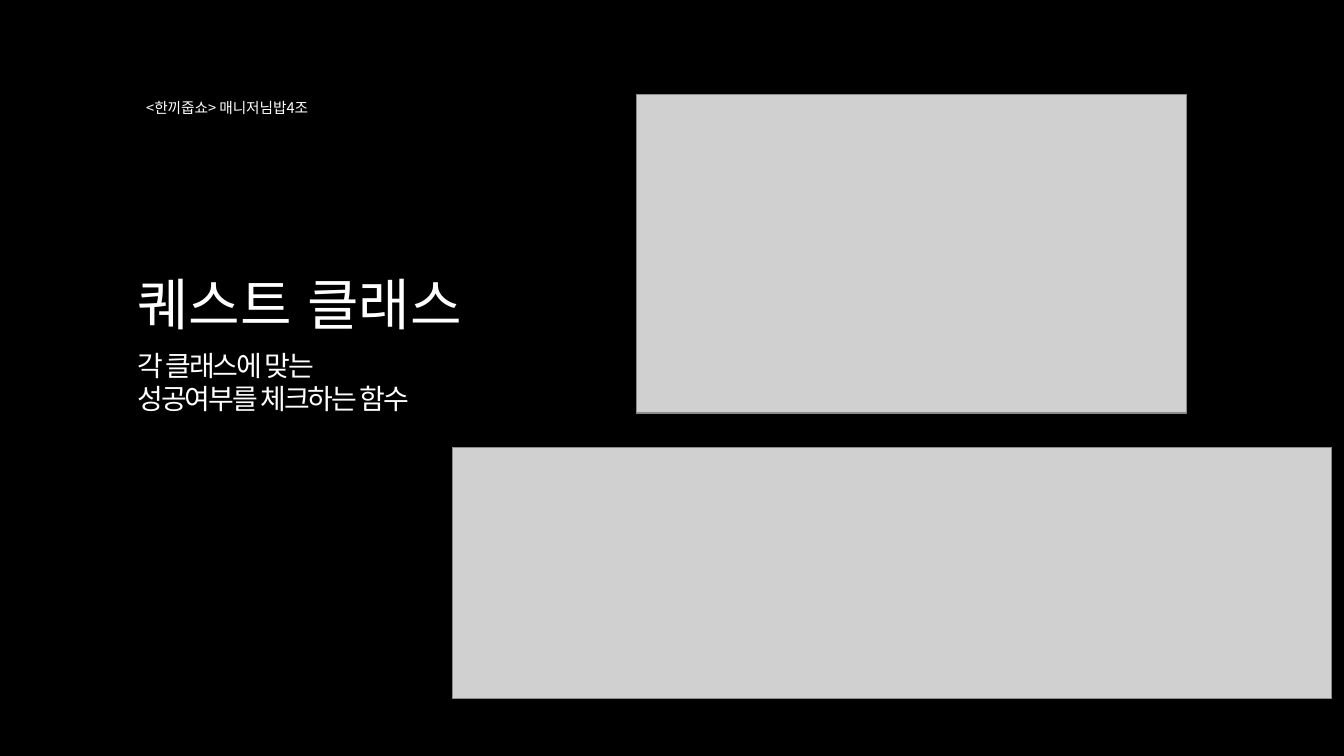
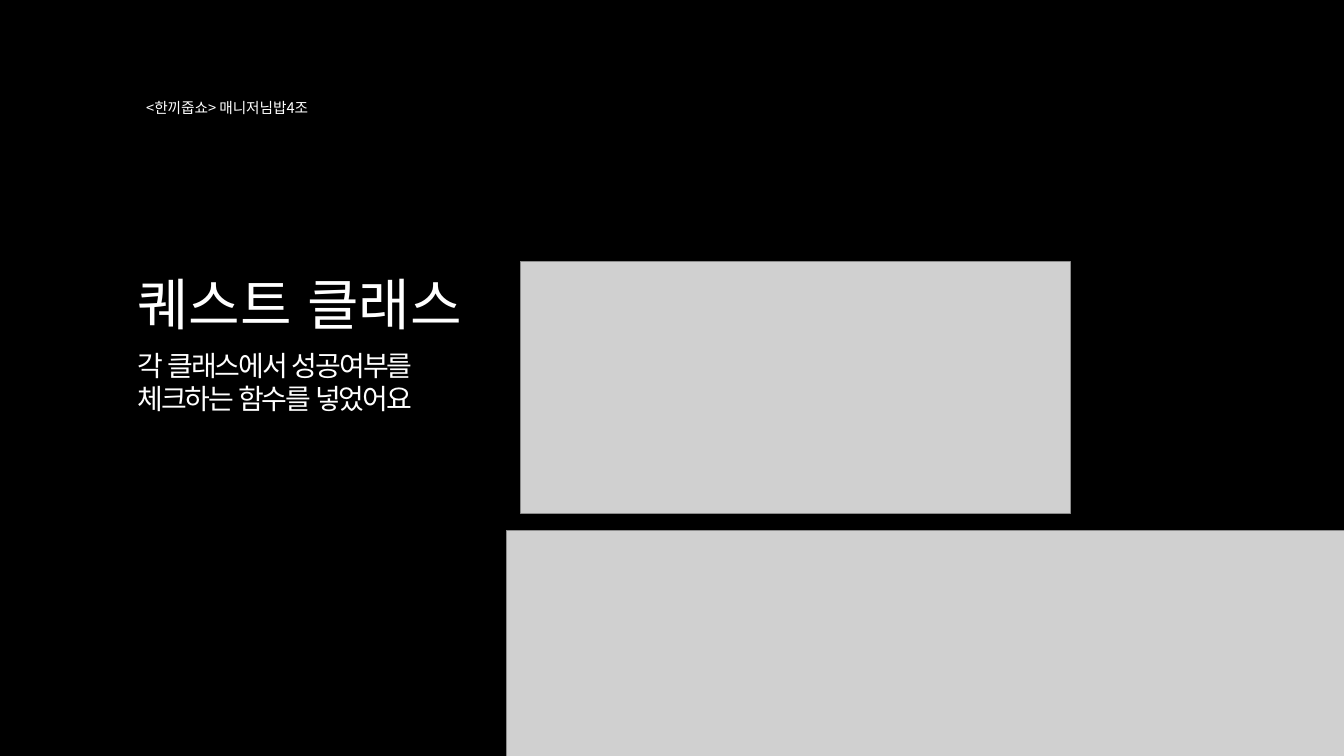
Before and after one commit to LI-JiYoon/TxtRPG, a slide deck: slide 17 of PPT/한끼줍쇼v2 (던전, 퀘스트 내용 추가).pptx (slide 16 before the commit). Drawn at 1344x756 pixels with LibreOffice and Linux fonts; fonts in the diff are those of the drawing; grey boxes stand for pictures. Boxes give left, top, right and bottom in pixels: in the first picture for what was removed or moved away, otherwise in the second. Text is boxed around its words. In the diff, an @@ line names an element or a change of style, - is before the commit and + after.

```diff
--- a/PPT/한끼줍쇼v2 (던전, 퀘스트 내용 추가).pptx
+++ b/PPT/한끼줍쇼v2 (던전, 퀘스트 내용 추가).pptx
@@ picture resized from (x1=637, y1=94, x2=1187, y2=412) to (x1=521, y1=262, x2=1071, y2=514) @@
@@ text at (x1=138, y1=352, x2=413, y2=412): text changed @@
-각 클래스에 맞는
-성공여부를 체크하는 함수
+각 클래스에서 성공여부를
+체크하는 함수를 넣었어요
@@ picture resized from (x1=453, y1=448, x2=1331, y2=700) to (x1=507, y1=530, x2=1344, y2=756) @@
```
Also in this commit, not shown: 2 other slides changed, 9 other files.
